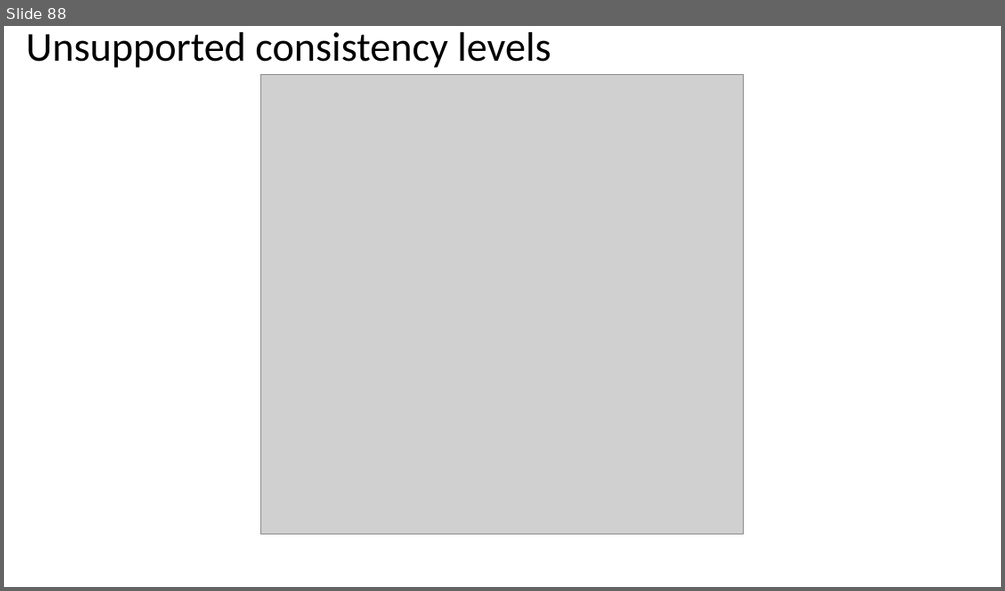
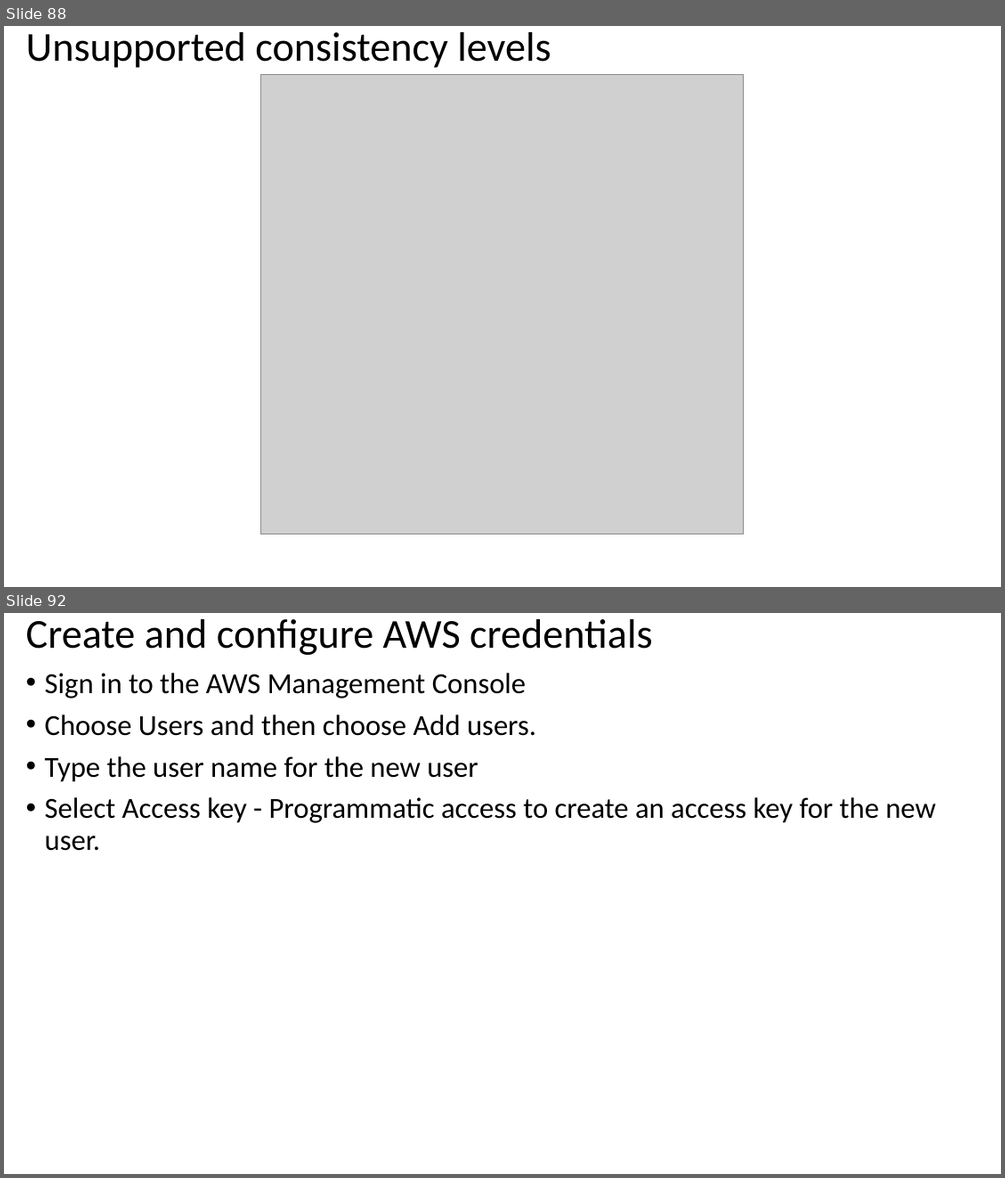
Before and after one commit to atingupta2005/nosql-databases-aws-azure-oct-23, a slide deck: PPTs/3-AWS-Keyspaces.pptx. Shown one above the other, each under a label of ours: slide 88 before the commit, slides 88 and 92 after it; the slides between them are not shown. The pictures are 1005x591 and 1005x1178 pixels, drawn with LibreOffice and Linux fonts; fonts in the diff are those of the drawing; grey boxes stand for pictures. Boxes give left, top, right and bottom in pixels: in the first picture for what was removed or moved away, otherwise in the second. Text is boxed around its words. In the diff, an @@ line names an element or a change of style, - is before the commit and + after.

```diff
--- a/PPTs/3-AWS-Keyspaces.pptx
+++ b/PPTs/3-AWS-Keyspaces.pptx
@@ slide 92 added at [4, 613, 1001, 1174], background #FFFFFF @@
@@ title added at [26, 619, 653, 655], 39.6 pt, text #000000 @@
+Create and configure AWS credentials
@@ text added at [45, 673, 936, 851], 28 pt, text #000000 @@
+• Sign in to the AWS Management Console
+• Choose Users and then choose Add users.
+• Type the user name for the new user
+• Select Access key - Programmatic access to create an access key for the new user.
```
Also in this commit, not shown: 42 other slides added, 29 slides removed, 26 other files.
